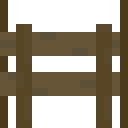
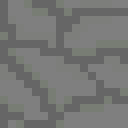
Comparing the layer stacks of the two 128 × 128 images. Changes:
hid "Fence Back 4" over box(0, 0, 128, 128)
hid "Fence Back 3" over box(0, 24, 128, 128)
hid "Fence Back 2" over box(0, 0, 128, 128)
hid "Fence Back 1" over box(0, 24, 128, 128)
hid "Fence Back" over box(0, 24, 128, 128)
showed "Cobblestone" over box(0, 0, 128, 128)
